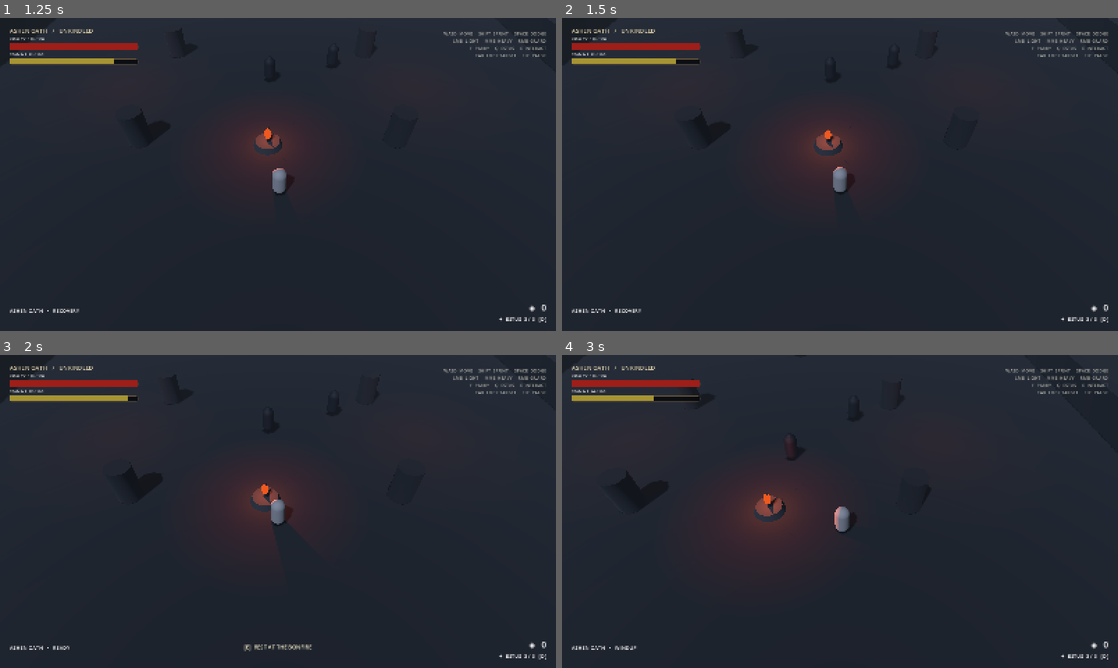
Above: before the commit, frames 1-4 (two rows, left to right).
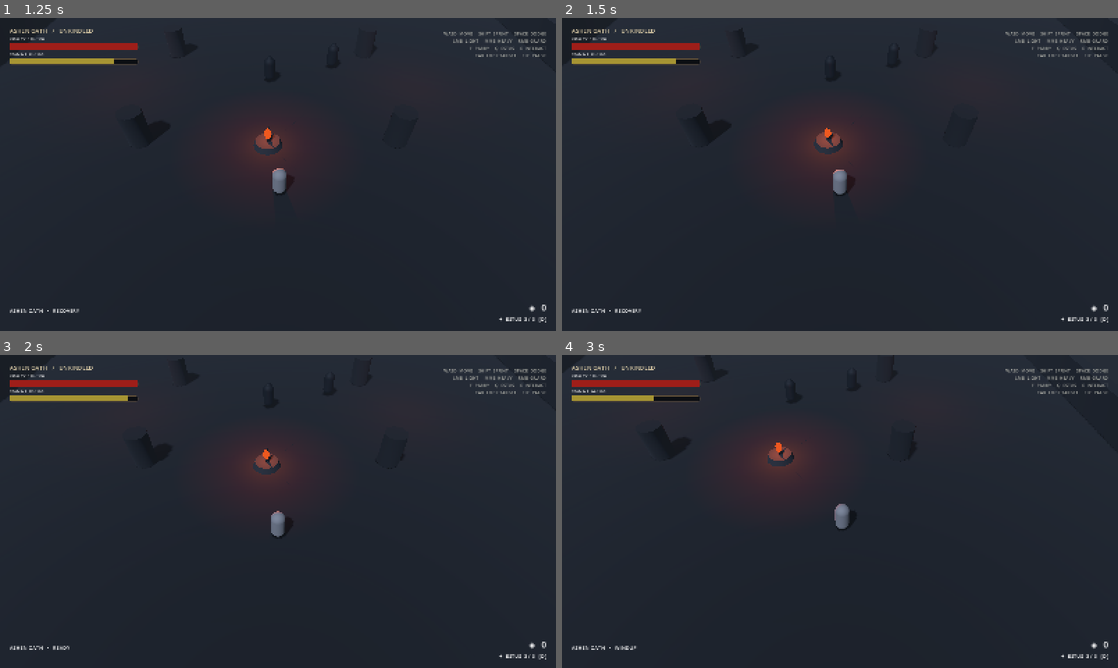
Above: after the commit, the same moments.

Repository: BigFluffyCatOnWatermelon/autism-gaming
Game: Godot game, scene res://scenes/locations/ashen_outskirts.tscn
Same seed, same stepped clock (60 frames per second), same inputs: the game is played once before the commit and once after it.
Inputs (mouse positions are in pixels of both pictures, inside the frame that each line leads up to):
- Up to frame 1 (1.25 s): tap Enter at 0.5 s; move the mouse to (400, 158) at 0.52 s; hold D (move_right) from 0.53 s (still down); hold Right mouse button (block) from 0.53 s (still down); click (400, 158) at 0.67 s
- Up to frame 2 (1.5 s): move the mouse to (728, 190) at 1.27 s; release D (move_right) at 1.28 s; release Right mouse button (block) at 1.28 s; hold S (move_back) from 1.28 s (still down); tap Space (dodge) at 1.35 s
- Up to frame 3 (2 s): keep holding S (move_back)
- Up to frame 4 (3 s): move the mouse to (895, 442) at 2.02 s; release S (move_back) at 2.03 s; hold D (move_right) 2.03-2.78 s; tap Q (heal) at 2.1 s; move the mouse to (812, 574) at 2.77 s; hold W (move_forward) from 2.78 s (still down); tap Middle mouse button (heavy_attack) at 2.85 s; click (812, 574) at 2.92 s

Frame 1 is identical in both runs. In frame 2, 0.2% of the frame differs, in the area x 45-52%, y 34-57%; in frame 3, 1.1%; in frame 4, 2.7%, in the area x 29-52%, y 24-63%.

Commit message:
Correct forward and backward input vector signs

Diff:
--- a/soulslike/scripts/player/player_controller.gd
+++ b/soulslike/scripts/player/player_controller.gd
@@ -124,7 +124,7 @@
 	right.y = 0.0
 	forward = forward.normalized()
 	right = right.normalized()
-	var move_direction := (right * input_vector.x + forward * input_vector.y).normalized()
+	var move_direction := (right * input_vector.x - forward * input_vector.y).normalized()
 
 	if state == ActionState.DODGING:
 		velocity.x = dodge_direction.x * dodge_speed
@@ -186,7 +186,7 @@
 	var input_vector := Input.get_vector("move_left", "move_right", "move_forward", "move_back")
 	var direction := Vector3.ZERO
 	if input_vector.length_squared() > 0.01:
-		direction = camera_rig.global_basis.x * input_vector.x - camera_rig.global_basis.z * input_vector.y
+		direction = camera_rig.global_basis.x * input_vector.x + camera_rig.global_basis.z * input_vector.y
 		direction.y = 0.0
 	dodge_direction = direction.normalized() if direction.length_squared() > 0.01 else facing
 	state = ActionState.DODGING
